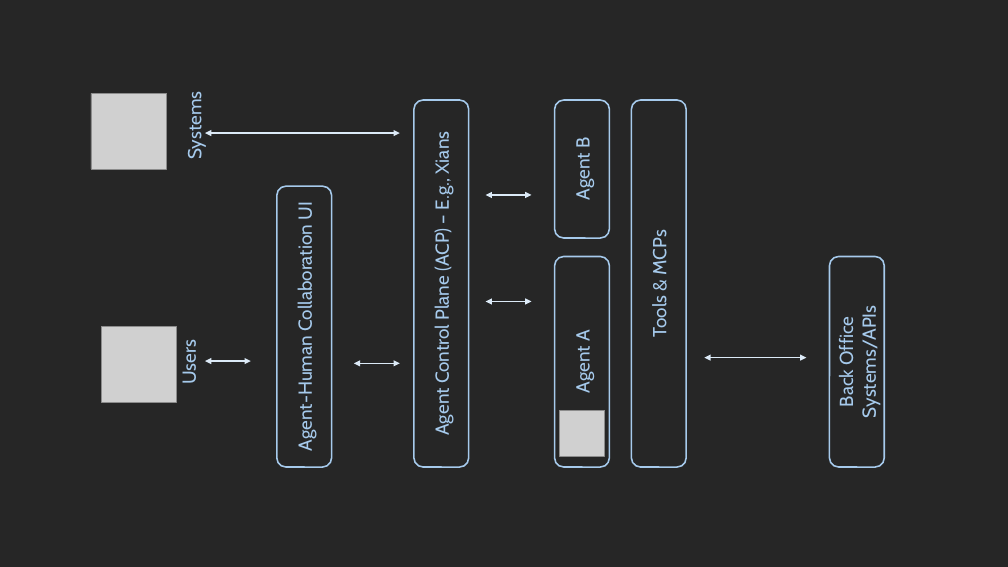
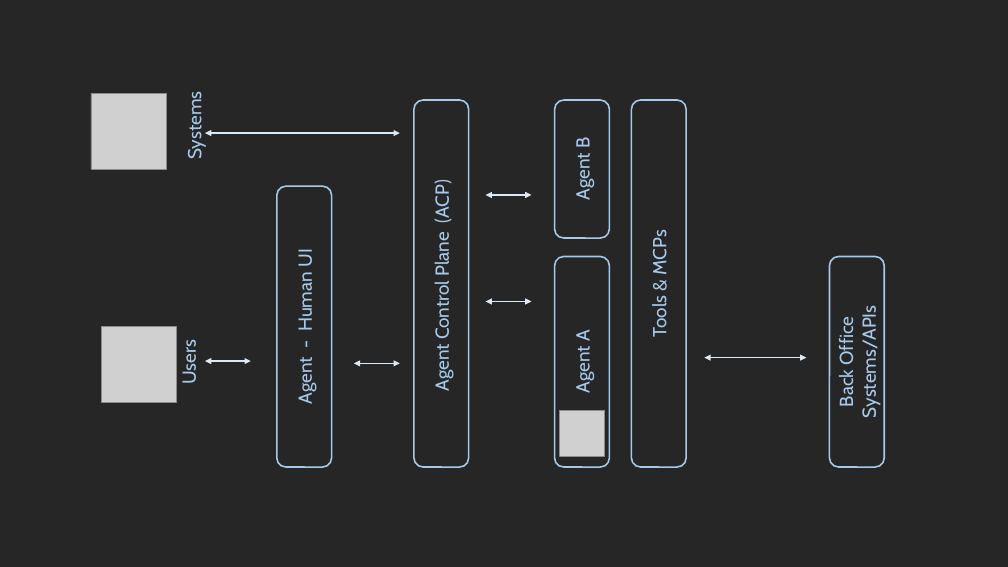
Before and after one commit to XiansAiPlatform/XiansAi.Docs, a slide deck: slide 3 of assets/illustrations.pptx. Drawn at 1008x567 pixels with LibreOffice and Linux fonts; fonts in the diff are those of the drawing; grey boxes stand for pictures. Boxes give left, top, right and bottom in pixels: in the first picture for what was removed or moved away, otherwise in the second. Text is boxed around its words. In the diff, an @@ line names an element or a change of style, - is before the commit and + after.

```diff
--- a/assets/illustrations.pptx
+++ b/assets/illustrations.pptx
@@ text in rounded rectangle at box(431, 184, 454, 390): text changed @@
-Agent Control Plane (ACP) – E.g., Xians
+Agent Control Plane (ACP)
@@ text in rounded rectangle at box(294, 250, 317, 403): text changed @@
-Agent-Human Collaboration UI
+Agent - Human UI
```
Also in this commit, not shown: 1 other slide changed, 4 slides added, 42 other files.
